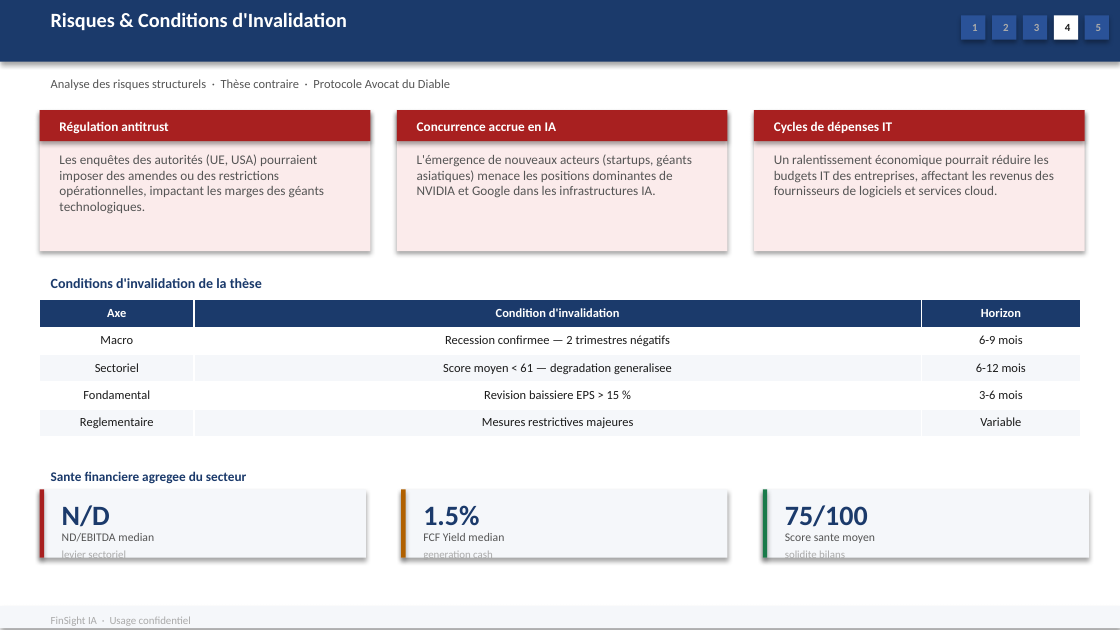
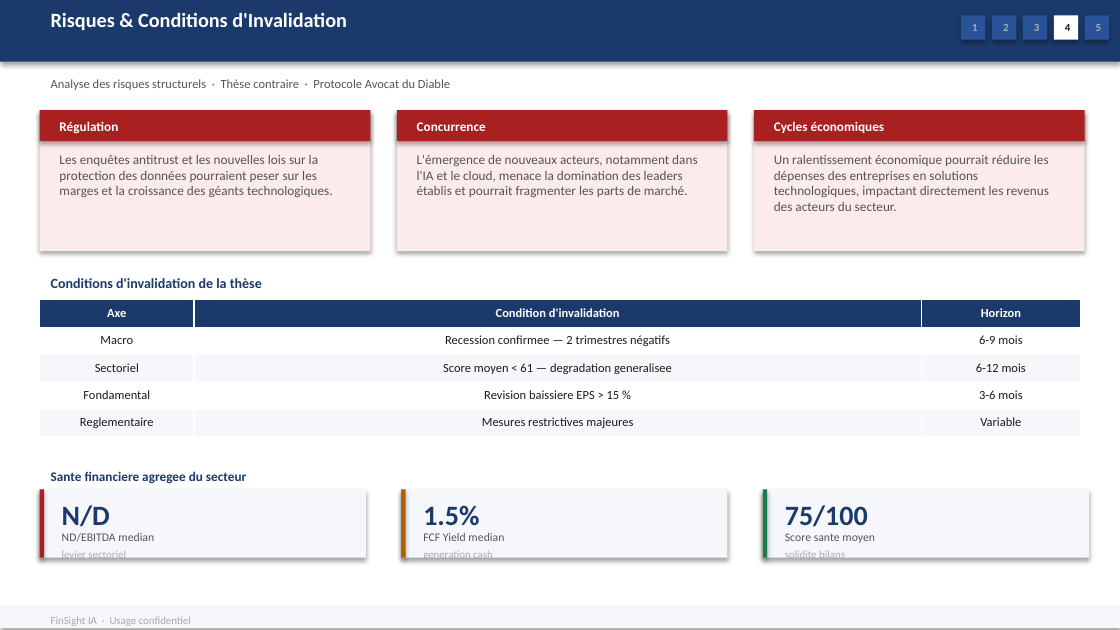
Before and after one commit to baptistejeh07-art/finsight-ia, a slide deck: slide 17 of preview/secteur_Technology_S&P_500/secteur_Technology_S&P_500.pptx. Drawn at 1120x630 pixels with LibreOffice and Linux fonts; fonts in the diff are those of the drawing. Boxes give left, top, right and bottom in pixels: in the first picture for what was removed or moved away, otherwise in the second. Text is boxed around its words. In the diff, an @@ line names an element or a change of style, - is before the commit and + after.

Commit message:
chore(preview): secteur_Technology_S&P_500 outputs regeneres

```diff
--- a/preview/secteur_Technology_S&P_500/secteur_Technology_S&P_500.pptx
+++ b/preview/secteur_Technology_S&P_500/secteur_Technology_S&P_500.pptx
@@ text at [59, 121, 118, 134]: text changed @@
-Régulation antitrust
+Régulation
@@ text at [417, 122, 486, 131]: text changed @@
-Concurrence accrue en IA
+Concurrence
@@ text at [774, 121, 885, 133]: text changed @@
-Cycles de dépenses IT
+Cycles économiques
@@ text at [59, 155, 333, 198]: text changed @@
-Les enquêtes des autorités (UE, USA) pourraient imposer des amendes ou des restrictions opérationnelles, impactant les marges des géants technologiques.
+Les enquêtes antitrust et les nouvelles lois sur la protection des données pourraient peser sur les marges et la croissance des géants technologiques.
@@ text at [417, 155, 697, 197]: text changed @@
-L'émergence de nouveaux acteurs (startups, géants asiatiques) menace les positions dominantes de NVIDIA et Google dans les infrastructures IA.
+L'émergence de nouveaux acteurs, notamment dans l'IA et le cloud, menace la domination des leaders établis et pourrait fragmenter les parts de marché.
@@ text at [774, 155, 1049, 211]: text changed @@
-Un ralentissement économique pourrait réduire les budgets IT des entreprises, affectant les revenus des fournisseurs de logiciels et services cloud.
+Un ralentissement économique pourrait réduire les dépenses des entreprises en solutions technologiques, impactant directement les revenus des acteurs du secteur.
```
Also in this commit, not shown: 5 other slides changed, 2 other files.
